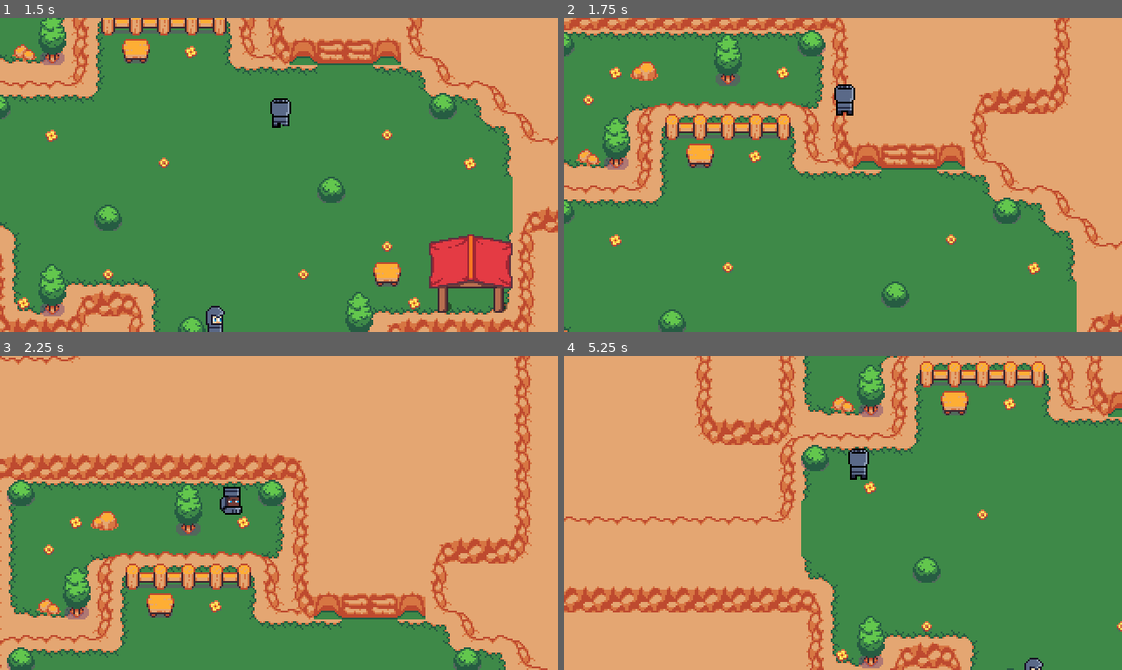
Above: before the commit, frames 1-4 (two rows, left to right).
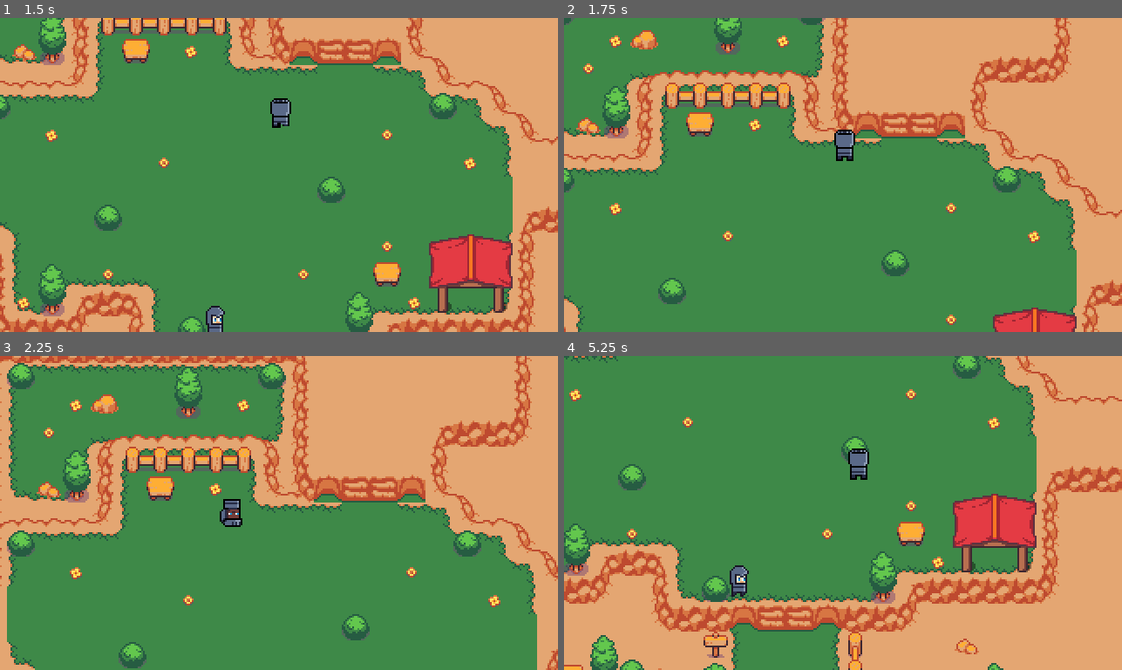
Above: after the commit, the same moments.

Repository: yumurta2/CATaCOMB
Game: Godot game, scene res://game.tscn
Same seed, same stepped clock (60 frames per second), same inputs: the game is played once before the commit and once after it.
Inputs:
- Up to frame 1 (1.5 s): hold W (move_up) from 0.53 s (still down); tap Space (roll) at 0.6, 1.35 s
- Up to frame 2 (1.75 s): keep holding W (move_up)
- Up to frame 3 (2.25 s): release W (move_up) at 2.03 s; hold A (move_left) from 2.03 s (still down); tap Space (roll) at 2.1 s
- Up to frame 4 (5.25 s): tap Space (roll) every 0.75 s from 2.85 to 5.1 s; release A (move_left) at 3.53 s; hold S (move_down) 3.53-4.28 s; hold D (move_right) 4.28-5.03 s; hold W (move_up) from 5.03 s (still down)

Frame 1 is identical in both runs. In frame 2, 30% of the frame differs, in the area x 0-100%, y 0-100%; in frame 3, 55%; in frame 4, 72%.

Commit message:
colliderlar

Diff:
--- a/game.tscn
+++ b/game.tscn
@@ -528,19 +528,137 @@
 position = Vector2(135, 107)
 
 [node name="Collide" parent="." instance=ExtResource("8_6jtd4")]
-position = Vector2(111, 151)
+position = Vector2(115, 128)
+scale = Vector2(2.9782, 0.769822)
+
+[node name="Collide23" parent="." instance=ExtResource("8_6jtd4")]
+position = Vector2(33, 113)
+scale = Vector2(2.9782, 0.769822)
+
+[node name="Collide24" parent="." instance=ExtResource("8_6jtd4")]
+position = Vector2(73, 99)
+scale = Vector2(1.9782, 0.769822)
+
+[node name="Collide25" parent="." instance=ExtResource("8_6jtd4")]
+position = Vector2(85, 113)
+scale = Vector2(0.898205, 0.769822)
+
+[node name="Collide17" parent="." instance=ExtResource("8_6jtd4")]
+position = Vector2(-32, -29)
+scale = Vector2(2.9782, 0.769822)
+
+[node name="Collide27" parent="." instance=ExtResource("8_6jtd4")]
+position = Vector2(-70, 67)
+scale = Vector2(7.1782, 0.769822)
+
+[node name="Collide28" parent="." instance=ExtResource("8_6jtd4")]
+position = Vector2(-78, 12)
+scale = Vector2(7.1782, 0.769822)
+
+[node name="Collide29" parent="." instance=ExtResource("8_6jtd4")]
+position = Vector2(-11, -8)
+scale = Vector2(0.818204, 1.32982)
+
+[node name="Collide30" parent="." instance=ExtResource("8_6jtd4")]
+position = Vector2(26, -34)
+scale = Vector2(2.9782, 0.689821)
+
+[node name="Collide31" parent="." instance=ExtResource("8_6jtd4")]
+position = Vector2(54, -52)
+scale = Vector2(0.658203, 2.12982)
+
+[node name="Collide32" parent="." instance=ExtResource("8_6jtd4")]
+position = Vector2(107, -68)
+scale = Vector2(-4.6924, 1.24176)
+
+[node name="Collide33" parent="." instance=ExtResource("8_6jtd4")]
+position = Vector2(156, -53)
+scale = Vector2(0.667607, 1.04176)
+
+[node name="Collide34" parent="." instance=ExtResource("8_6jtd4")]
+position = Vector2(210, -206)
+scale = Vector2(8.22761, 1.32176)
+
+[node name="Collide18" parent="." instance=ExtResource("8_6jtd4")]
+position = Vector2(-6, -192)
+scale = Vector2(4.6582, 0.769822)
+
+[node name="Collide20" parent="." instance=ExtResource("8_6jtd4")]
+position = Vector2(63, -226)
+scale = Vector2(2.73821, 0.769822)
+
+[node name="Collide2" parent="." instance=ExtResource("8_6jtd4")]
+position = Vector2(209, 128)
+scale = Vector2(2.9782, 0.769822)
+
+[node name="Collide3" parent="." instance=ExtResource("8_6jtd4")]
+position = Vector2(273, 113)
+scale = Vector2(4.1382, 0.769822)
+
+[node name="Collide6" parent="." instance=ExtResource("8_6jtd4")]
+position = Vector2(380, 49)
+scale = Vector2(6.09819, 0.769822)
+
+[node name="Collide7" parent="." instance=ExtResource("8_6jtd4")]
+position = Vector2(374, -1)
+scale = Vector2(6.09819, 0.769822)
+
+[node name="Collide15" parent="." instance=ExtResource("8_6jtd4")]
+position = Vector2(85, -126)
+scale = Vector2(8.41962, 0.769822)
+
+[node name="Collide8" parent="." instance=ExtResource("8_6jtd4")]
+position = Vector2(312, -19)
+scale = Vector2(-1.30032, -1.04345)
+
+[node name="Collide19" parent="." instance=ExtResource("8_6jtd4")]
+position = Vector2(32, -205)
+scale = Vector2(-1.30032, -1.68345)
+
+[node name="Collide9" parent="." instance=ExtResource("8_6jtd4")]
+position = Vector2(289, -32)
+scale = Vector2(-0.998708, -0.748035)
+
+[node name="Collide10" parent="." instance=ExtResource("8_6jtd4")]
+position = Vector2(274, -35)
+scale = Vector2(-0.998708, -0.748035)
+
+[node name="Collide22" parent="." instance=ExtResource("8_6jtd4")]
+position = Vector2(130, -227)
+scale = Vector2(-0.998708, -0.748035)
+
+[node name="Collide21" parent="." instance=ExtResource("8_6jtd4")]
+position = Vector2(107, -238)
+scale = Vector2(-1.68165, -0.666417)
+
+[node name="Collide11" parent="." instance=ExtResource("8_6jtd4")]
+position = Vector2(255, -63)
+scale = Vector2(-0.998708, -2.22804)
+
+[node name="Collide12" parent="." instance=ExtResource("8_6jtd4")]
+position = Vector2(282, -76)
+scale = Vector2(1.77429, -1.044)
+
+[node name="Collide4" parent="." instance=ExtResource("8_6jtd4")]
+position = Vector2(299, -141)
+scale = Vector2(0.634002, 6.27123)
+
+[node name="Collide13" parent="." instance=ExtResource("8_6jtd4")]
+position = Vector2(-56, -109)
+scale = Vector2(0.634002, 7.91123)
+
+[node name="Collide26" parent="." instance=ExtResource("8_6jtd4")]
+position = Vector2(7, 91)
+scale = Vector2(0.634002, 2.99124)
+
+[node name="Collide14" parent="." instance=ExtResource("8_6jtd4")]
+position = Vector2(-4, -79)
+scale = Vector2(0.634002, 4.99124)
+
+[node name="Collide16" parent="." instance=ExtResource("8_6jtd4")]
+position = Vector2(168, -86)
+scale = Vector2(0.634002, 4.43124)
 
 [node name="Collide5" parent="." instance=ExtResource("8_6jtd4")]
-position = Vector2(60, 167)
-
-[node name="Collide6" parent="." instance=ExtResource("8_6jtd4")]
-position = Vector2(69, 127)
-
-[node name="Collide2" parent="." instance=ExtResource("8_6jtd4")]
-position = Vector2(106, 202)
-
-[node name="Collide3" parent="." instance=ExtResource("8_6jtd4")]
-position = Vector2(100, 239)
-
-[node name="Collide4" parent="." instance=ExtResource("8_6jtd4")]
-position = Vector2(104, 111)
+position = Vector2(313, 72)
+scale = Vector2(0.658194, 3.31915)
Not shown: 1 places in player/player.tscn that only renumber resources
